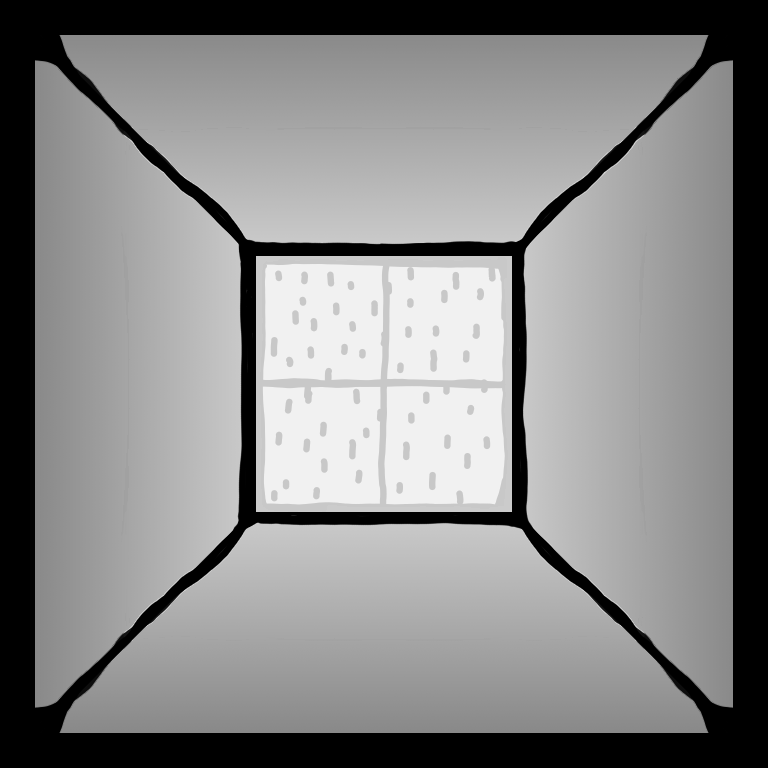
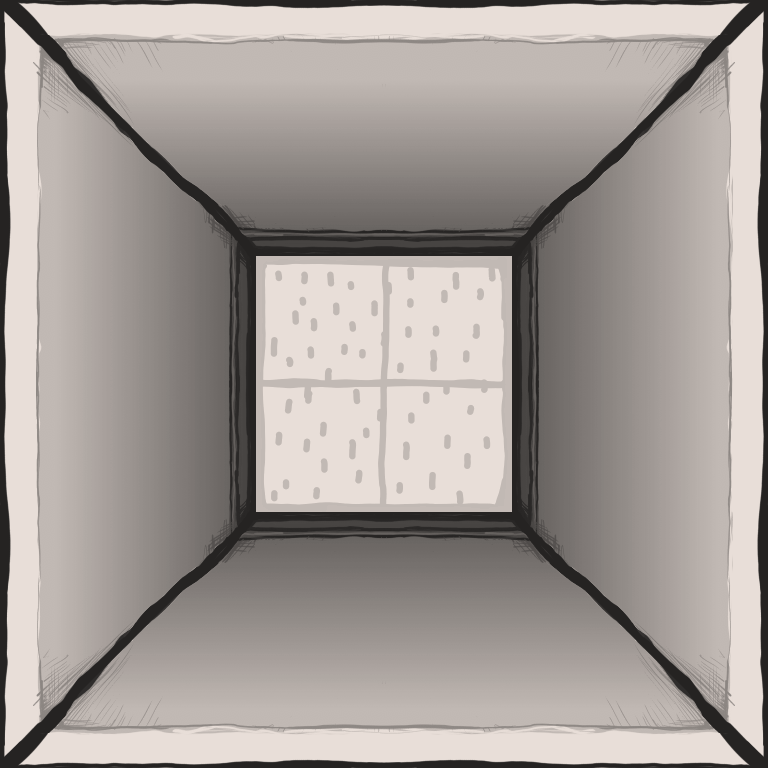
Before/after of a (768, 768) layered artwork. What changed in the layer stack:
added layer "Paint Layer 2" (multiply, 10%) above "Paint Layer 1" over box(0, 0, 768, 768)
painted on "Paint Layer 1" (1st of 2) over box(0, 0, 768, 768)
added layer "FloorTile" above "WallShading" over box(256, 256, 768, 512)
added layer "WallShading" (multiply) above "Paint Layer 3" over box(0, 0, 768, 768)
added layer "Base" above "Paint Layer 1" over box(0, 0, 768, 768)
hid "Paint Layer 1" (2nd of 2), painted on it over box(0, 0, 768, 768)
